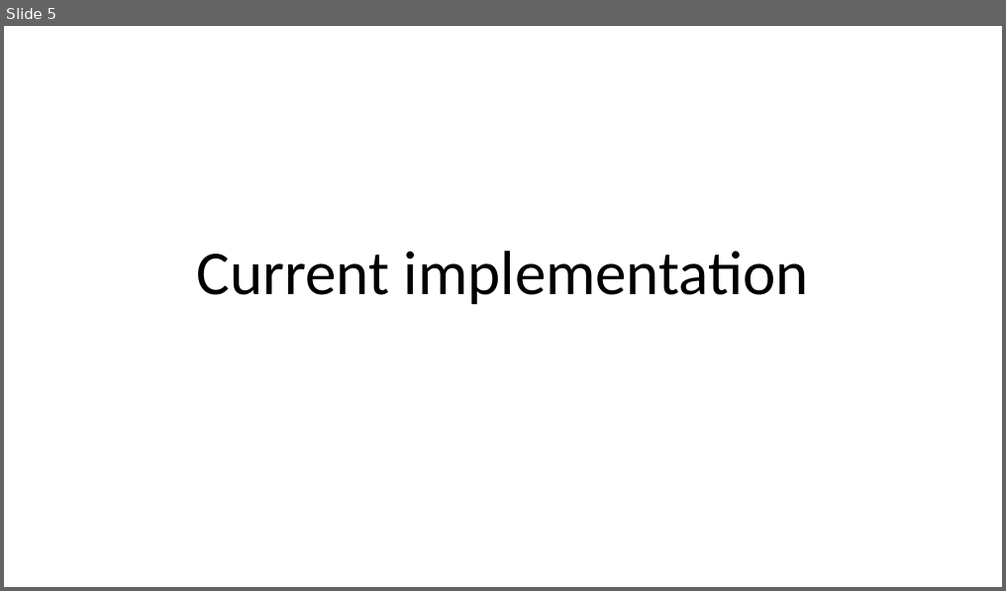
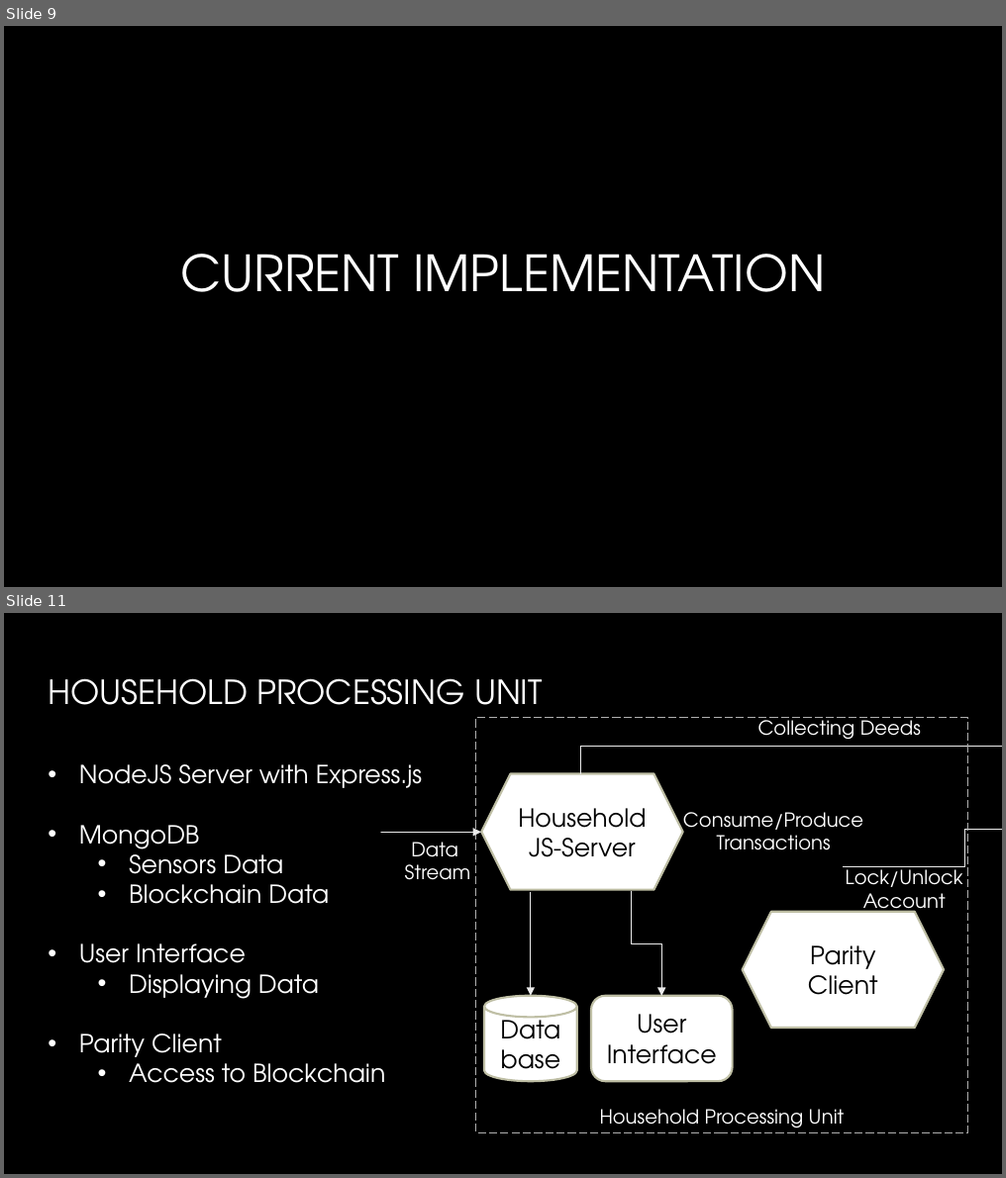
Before and after one commit to JacobEberhardt/decentralized-energy-trading, a slide deck: documentation/Milestone Presentation.pptx. Shown one above the other, each under a label of ours: slide 5 before the commit, slides 9 and 11 after it; the slides between them are not shown. The pictures are 1006x591 and 1006x1178 pixels, drawn with LibreOffice and Linux fonts; fonts in the diff are those of the drawing; background and template pictures are left out. Boxes give left, top, right and bottom in pixels: in the first picture for what was removed or moved away, otherwise in the second. Text is boxed around its words. In the diff, an @@ line names an element or a change of style, - is before the commit and + after.

```diff
--- a/documentation/Milestone Presentation.pptx
+++ b/documentation/Milestone Presentation.pptx
@@ slide 11 added at (4, 613, 1002, 1174), background picture (left out) @@
@@ title added at (48, 678, 543, 721), 24 pt, text gradient #FFFFFF to #A6A6A6 @@
+HOUSEHOLD PROCESSING UNIT
@@ rectangle added at (476, 718, 968, 1133), outline #B0B0B0 0.75 pt dashed @@
@@ text added at (758, 717, 921, 740), 14 pt, text #FFFFFF @@
+Collecting Deeds
@@ elbow arrow added from (580, 773) to (1002, 771), #EBEBEB 0.75 pt @@
@@ text added at (79, 764, 422, 1083), 18 pt, text #FFFFFF @@
+• NodeJS Server with Express.js
+• MongoDB
+  • Sensors Data
+  • Blockchain Data
+• User Interface
+  • Displaying Data
+• Parity Client
+  • Access to Blockchain
@@ hexagon added at (481, 773, 682, 889), fill #FFFFFF, outline #BFBFA5 1.5 pt, 18 pt, text #000000 @@
+Household JS-Server
@@ text added at (683, 812, 863, 851), 14 pt, text #FFFFFF @@
+Consume/Produce
+Transactions
@@ elbow arrow added from (381, 833) to (481, 833), #EBEBEB 0.75 pt @@
@@ text added at (405, 842, 471, 880), 14 pt, text #FFFFFF @@
+Data
+Stream
@@ elbow arrow added from (844, 867) to (1002, 830), #EBEBEB 0.75 pt @@
@@ text added at (846, 866, 963, 918), 14 pt, text #FFFFFF @@
+Lock/Unlock
+Account
@@ elbow arrow added from (531, 892) to (531, 996), #EBEBEB 0.75 pt @@
@@ elbow arrow added from (631, 891) to (661, 996), #EBEBEB 0.75 pt @@
@@ hexagon added at (743, 911, 944, 1027), fill #FFFFFF, outline #BFBFA5 1.5 pt, 18 pt, text #000000 @@
+Parity Client
@@ cylinder added at (484, 996, 577, 1082), fill #FFFFFF, outline #BFBFA5 1.5 pt, 18 pt, text #000000 @@
+Database
@@ rounded rectangle added at (591, 996, 732, 1082), fill #FFFFFF, outline #BFBFA5 1.5 pt, 18 pt, text #000000 @@
+User Interface
@@ text added at (600, 1109, 845, 1129), 14 pt, text #FFFFFF @@
+Household Processing Unit
@@ what was slide 5 is now slide 9 @@
@@ slide 9 changed as well @@
@@ background #FFFFFF to picture (left out) @@
@@ title at (180, 254, 825, 292): text changed; size 45 to 36 pt; font Calibri to TeX Gyre Adventor; text colour #000000 to gradient #FFFFFF to #A6A6A6 @@
-Current implementation
+CURRENT IMPLEMENTATION
```
Also in this commit, not shown: 7 other slides changed, 5 other slides added, 3 slides removed.
